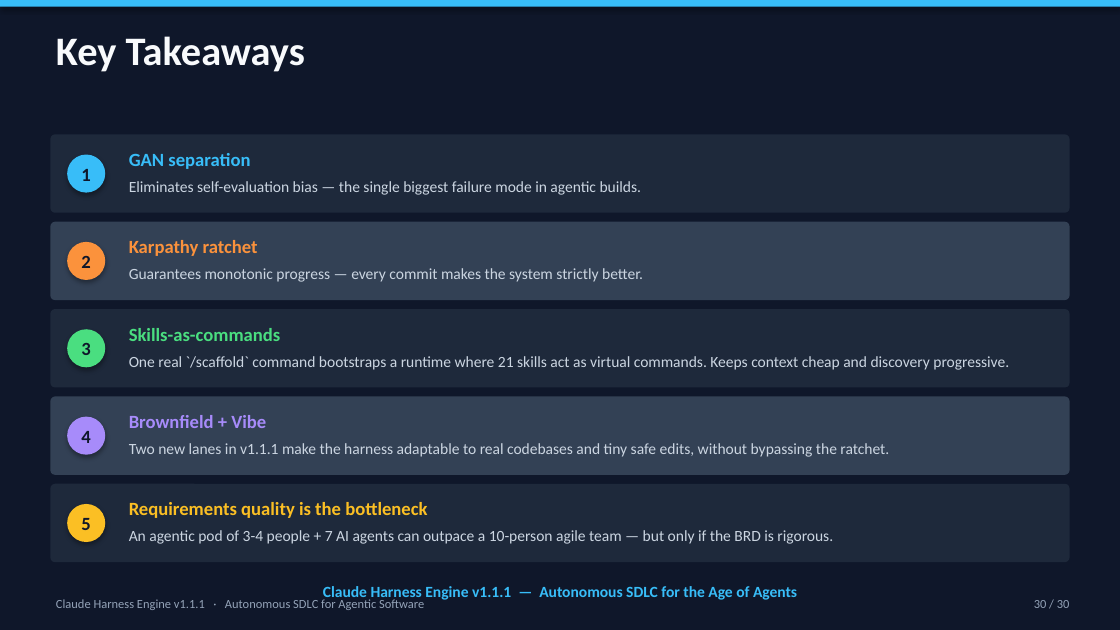
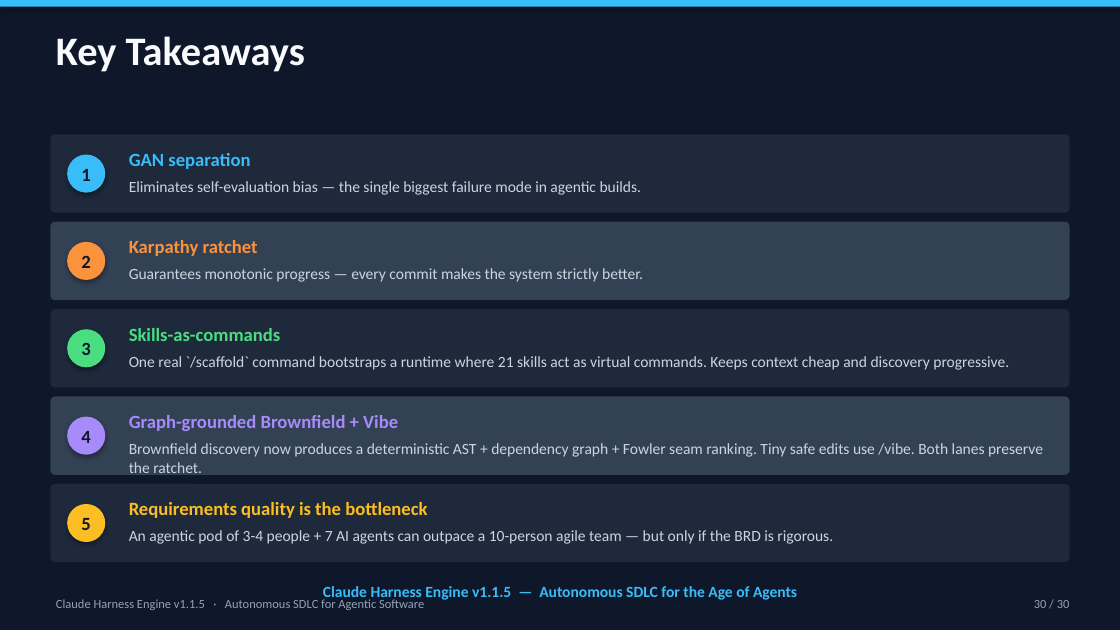
Before and after one commit to cwijayasundara/claude_harness_eng_v3, a slide deck: slide 30 of Claude_Harness_Engine_Design.pptx. Drawn at 1120x630 pixels with LibreOffice and Linux fonts; fonts in the diff are those of the drawing. Boxes give left, top, right and bottom in pixels: in the first picture for what was removed or moved away, otherwise in the second. Text is boxed around its words. In the diff, an @@ line names an element or a change of style, - is before the commit and + after.

```diff
--- a/Claude_Harness_Engine_Design.pptx
+++ b/Claude_Harness_Engine_Design.pptx
@@ text at (129, 415, 398, 431): text changed @@
-Brownfield + Vibe
+Graph-grounded Brownfield + Vibe
@@ text at (129, 443, 1043, 477): text changed @@
-Two new lanes in v1.1.1 make the harness adaptable to real codebases and tiny safe edits, without bypassing the ratchet.
+Brownfield discovery now produces a deterministic AST + dependency graph + Fowler seam ranking. Tiny safe edits use /vibe. Both lanes preserve the ratchet.
@@ text at (56, 599, 424, 610): text changed @@
-Claude Harness Engine v1.1.1 · Autonomous SDLC for Agentic Software
+Claude Harness Engine v1.1.5 · Autonomous SDLC for Agentic Software
@@ text at (323, 586, 797, 602): text changed @@
-Claude Harness Engine v1.1.1 — Autonomous SDLC for the Age of Agents
+Claude Harness Engine v1.1.5 — Autonomous SDLC for the Age of Agents
```
Also in this commit, not shown: 29 other slides changed, 16 other files.
